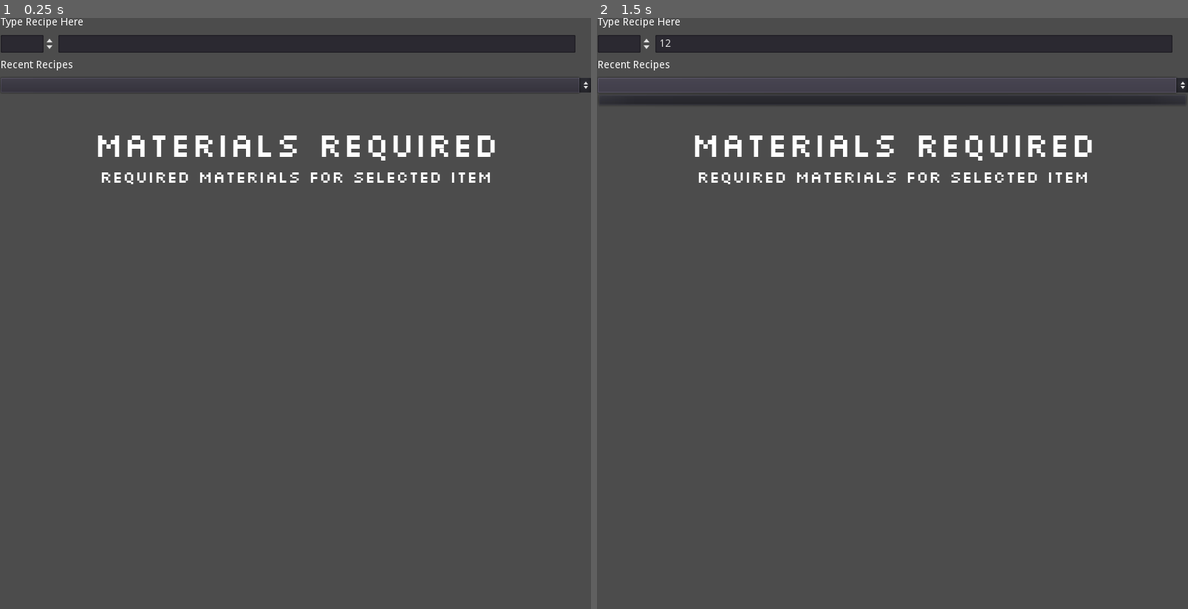
Above: before the commit, frames 1-2 (left to right).
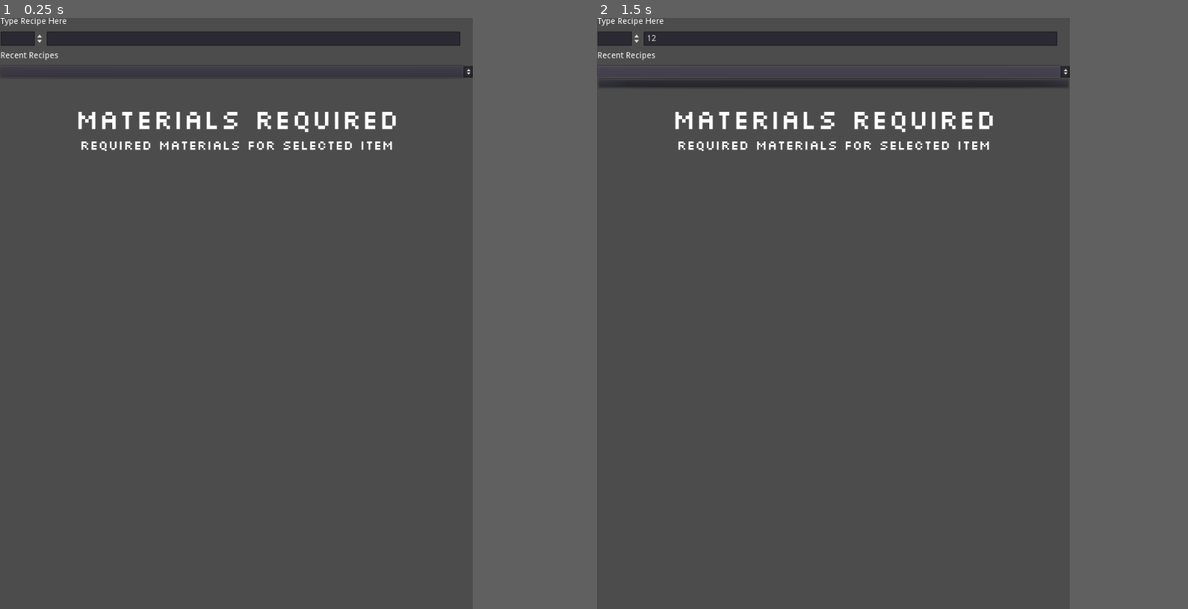
Above: after the commit, the same moments.

Repository: TwitchtvCarbs/MinecraftRecipeCalc
Game: Godot game, scene res://Main.tscn
Same seed, same stepped clock (60 frames per second), same inputs: the game is played once before the commit and once after it. The project has no main scene, so this scene is started directly.
Inputs (mouse positions are in pixels of both pictures, inside the frame that each line leads up to; where the layout moved, square brackets give the same spot in the first picture):
- Up to frame 1 (0.25 s): no input
- Up to frame 2 (1.5 s): click (916, 41) at 0.52 s; type "12" at 0.6 s; click (892, 71) [892, 83] at 1.25 s
In our replay, the window is 800x800 before the commit and 640x800 after it. These sizes can differ from the game's own. Grey fills any space a smaller window leaves; there, only what the larger window draws over its background counts as a difference.

The runs differ from the first frame. In frame 1, 4.9% of the frame differs, in the area x 0-100%, y 0-29%; in frame 2, 7.3%.
Error before the commit: Parse Error: Too few arguments for "_updateGUIInputs()" call. Expected at least 1. (res://GUI/Menu_Required_Items/Menu_Required_Items.gd:37)

Commit message:
Inputs and outputs now updating and taking in the multiplier value. Also if the multiplier amount is changed it will update the current recipe with the new amount. Need to get it to take in to account that some items are not 1 to 1 and will give more for their output sometimes like diamond block gives 9 diamonds.

Diff:
--- a/GUI/Main.gd
+++ b/GUI/Main.gd
@@ -1,8 +1,7 @@
 extends Node
-
+var lastRecipe
 
 func _ready():
-	var outputMultiplier = $VBox/HBox/outputMutiplier
 	pass
 
 
@@ -18,6 +17,7 @@
 		#else:
 			#if $VBox/OptionButton.get_item_text(0) != new_text or $VBox/RecentRecipeBox/OptionButton.get_item_text(0) !=tempText:
 				$VBox/OptionButton.add_item(tempText.to_lower())
+				lastRecipe = tempText.to_lower()
 	pass # replace with function body
 
 
@@ -32,11 +32,13 @@
 	#Global_Recipe_Create_Database._run()
 	#$VBox/debugPrintout.text = Global_Recipe_Create_Database.recipe_output
 	$VBox/HBox/LineEdit.text=""
-	$VBox/Menu_Required_Items._updateGUIInputs(recipe.replace("_"," "))
+	$VBox/Menu_Required_Items._updateGUIOutput(recipe.replace("_"," "))
 
 
 
 
 func _on_outputMutiplier_value_changed(value):
 	Global.outputMultiplyer = floor(value)
+	if lastRecipe != null:
+		_getRecipeInfo(lastRecipe)
 	pass # replace with function body
--- a/GUI/Menu_Required_Items/Menu_Required_Items.gd
+++ b/GUI/Menu_Required_Items/Menu_Required_Items.gd
@@ -1,6 +1,6 @@
 extends Node
 export (int) var maxItems
-var menuItemScene = load("res://GUI/Menu_Required_Items/MenuItem.tscn")
+
 var instancedOutputItem = []
 var itemOutputData = []
 
@@ -9,6 +9,7 @@
 var itemInputData = []
 
 func _ready():
+
 	pass
 
 
@@ -24,23 +25,32 @@
 	pass
 
 func _updateGUIOutput(recipe):
+	for x in $Margin/VBox/Items.get_child_count():
+		#if x == 0:
+			#continue
+		$Margin/VBox/Items.get_child(x).queue_free()
+		instancedInputItems = []
+		instancedOutputItem = []
 	itemOutputData = Global_DataParser.load_data("res://Database//Recipe_Database.json")
-	var outputItems
-	var outputAmounts
-	var outputModNames
-	instancedOutputItem.push_back(menuItemScene.instance())
-	$Margin/VBox/Items.add_child(instancedOutputItem[0])
-	outputItems = itemOutputData[0]["output_name"]
-	outputAmounts = itemOutputData[0]["output_amount"]
-	outputModNames = itemOutputData[0]["output_modname"]
-	#_setOutputInfo(0,outputItems,outputAmounts,outputModNames)
-	_updateGUIInputs()
+	for a in Global_Recipe_Create_Database.recipeCount:
+		if itemOutputData[a-1]["output_name"] == recipe:
+			var outputItems
+			var outputAmounts
+			var outputModNames
+			var menuItemScene = load("res://GUI/Menu_Required_Items/MenuItem.tscn").instance()
+			instancedOutputItem.push_back(menuItemScene)
+			$Margin/VBox/Items.add_child(instancedOutputItem[0])
+			outputItems = itemOutputData[a-1]["output_name"]
+			outputAmounts = itemOutputData[a-1]["output_amount"]
+			outputModNames = itemOutputData[a-1]["output_modname"]
+			_setOutputInfo(0,outputItems,outputAmounts,outputModNames)
+			_updateGUIInputs(recipe)
+			break
+		else:
+			continue
+			print("recipe not found")
 
 func _updateGUIInputs(recipe):
-	for x in $Margin/VBox/Items.get_child_count():
-		if x == 0:
-			continue
-		$Margin/VBox/Items.get_child(x).queue_free()
 	itemInputData = Global_DataParser.load_data("res://Database//Recipe_Database.json")
 	for a in Global_Recipe_Create_Database.recipeCount:
 		if itemInputData[a-1]["output_name"] == recipe:
@@ -49,10 +59,14 @@
 			var inputAmounts = itemInputData[a-1]["input_amount"]
 			var inputModNames = itemInputData[a-1]["input_modname"]
 			for i in inputCount:
-				instancedInputItems.push_back(menuItemScene.instance())
-				$Margin/VBox/Items.add_child(instancedInputItems[i])
+				var menuItemScene = load("res://GUI/Menu_Required_Items/MenuItem.tscn").instance()
+				instancedInputItems.push_back(menuItemScene)
+				$Margin/VBox/Items.add_child(instancedInputItems[i],true)
 				inputItems    = String(itemInputData[a-1]["input_items"][i])
-				inputAmounts  =  float(itemInputData[a-1]["input_amount"][i])
+				if (itemInputData[a-1]["input_amount"].empty()):
+					inputAmounts = 1.0
+				else:
+					inputAmounts  =  float(itemInputData[a-1]["input_amount"][i])
 				inputModNames = String(itemInputData[a-1]["input_modname"][i])
 				_setInputInfo(i,inputItems,inputAmounts,inputModNames)
 			break
--- a/Main.tscn
+++ b/Main.tscn
@@ -202,6 +202,8 @@
 _sections_unfolded = [ "Rect" ]
 maxItems = 1
 
+[connection signal="focus_exited" from="VBox/HBox/outputMutiplier" to="." method="_on_outputMutiplier_focus_exited"]
+
 [connection signal="value_changed" from="VBox/HBox/outputMutiplier" to="." method="_on_outputMutiplier_value_changed"]
 
 [connection signal="text_entered" from="VBox/HBox/LineEdit" to="." method="_on_LineEdit_text_entered"]
--- a/project.godot
+++ b/project.godot
@@ -23,9 +23,9 @@
 [display]
 
 window/size/width=800
-window/size/height=800
+window/size/height=1000
 window/size/test_width=800
-window/size/test_height=800
+window/size/test_height=1000
 
 [editor_plugins]
 
